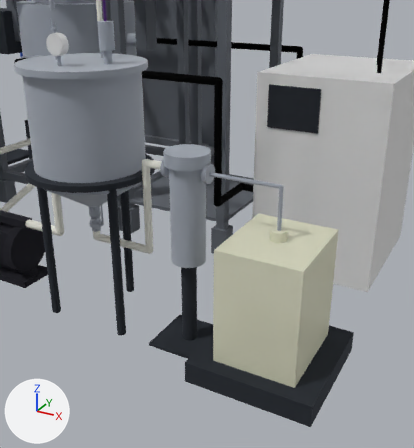
The glTF model tefkot/3d/tefkot-770-ustanovka.glb as it was, and as the next commit left it.
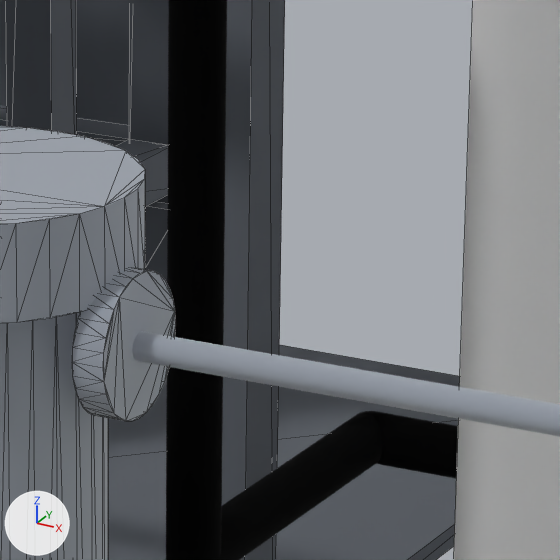
The first picture shows the older version from a camera (50 mm lens) standing at (1988.0, -2304.0, 1141.0) and looking at (1268.0, -993.0, 486.0). The close-ups show the older and then the newer version on the part from 46% to 65% of the width and 28% to 45% of the height of that picture. Only the edits that show in the close-ups are written down. The lights are fixed; the arrows at lower left show +X, +Y and +Z. The close-ups show mesh edges as thin lines. Where no turn or scale is listed for an object, it has been applied to the vertices.

The first close-up shows 'Корпус патронного фильтра 10″ (F-2)', 'Рама-стойка реактора Wiggens', 'Рукав теплоносителя: чиллер → рубашка (вход N8)', 'Тележка блока управления', 'Трубка налива продукта в канистру', 'Чиллер — термостат реактора и конденсатора (TC-1)'.
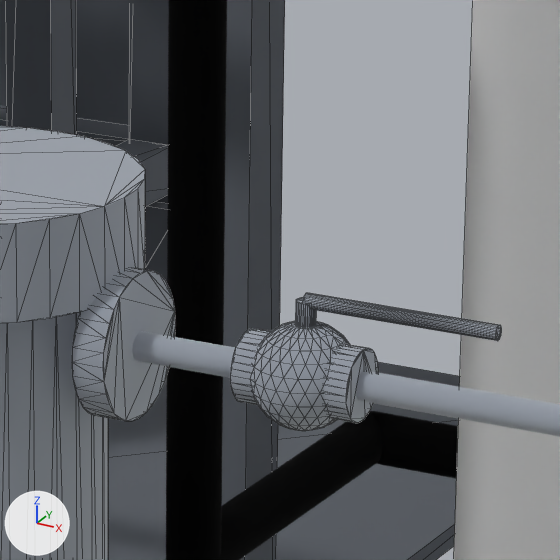
What differs and where, as boxes [x1, y1, x2, y2] in the close-ups (560 x 560 px):
'Кран на выходе патронного фильтра — закрыт при дегазации (V-F3)', added
    after: [230, 293, 502, 431]

The change, as a diff of the scene's bpy script:
```diff
--- a/tefkot/3d/tefkot-770-ustanovka.glb.py
+++ b/tefkot/3d/tefkot-770-ustanovka.glb.py
@@ me_кран_на_выходе_патронного_фильтра___закрыт_при_дегазации__v_f3 @@
+me_кран_на_выходе_патронного_фильтра___закрыт_при_дегазации__v_f3.from_pydata(...)  # 457 vertices, 898 faces; spans x 1275.0..1381.3, y -921.5..-878.5, z 578.4..633.5
+me_кран_на_выходе_патронного_фильтра___закрыт_при_дегазации__v_f3.materials.append(mat_mat_0)  # light grey #c7ccd4
@@ ob_кран_на_выходе_патронного_фильтра___закрыт_при_дегазации__v_f3 @@
+ob_кран_на_выходе_патронного_фильтра___закрыт_при_дегазации__v_f3 = bpy.data.objects.new('Кран на выходе патронного фильтра — закрыт при дегазации (V-F3)', me_кран_на_выходе_патронного_фильтра___закрыт_при_дегазации__v_f3)
+ob_кран_на_выходе_патронного_фильтра___закрыт_при_дегазации__v_f3.location = (0.0, 0.0, 0.0)
```
